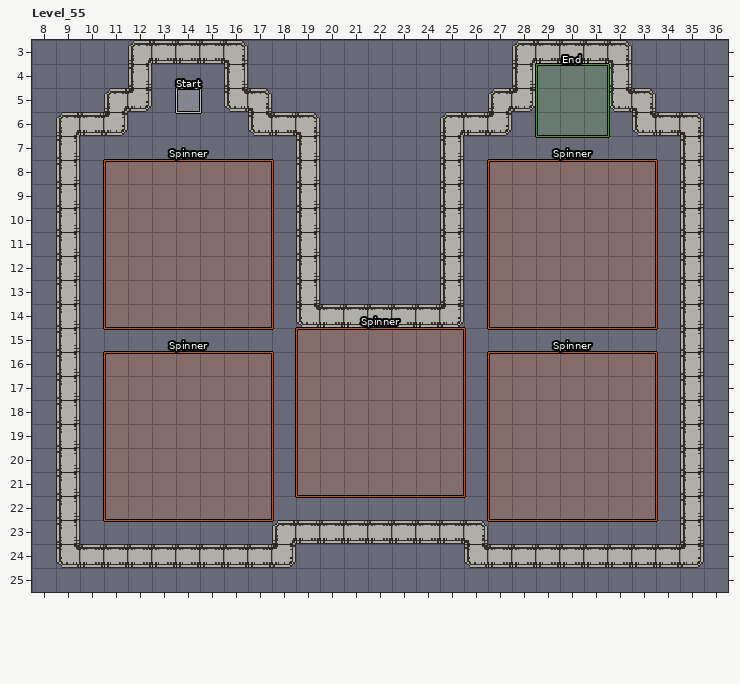
Level history. LDtk project: source/data/world.ldtk. Above: the version before the commit.
Cells are 16x16 px. Shown: Level_55 x 8..36, y 3..25. The commit also changed other parts of the map, which this record leaves out.
After the commit:
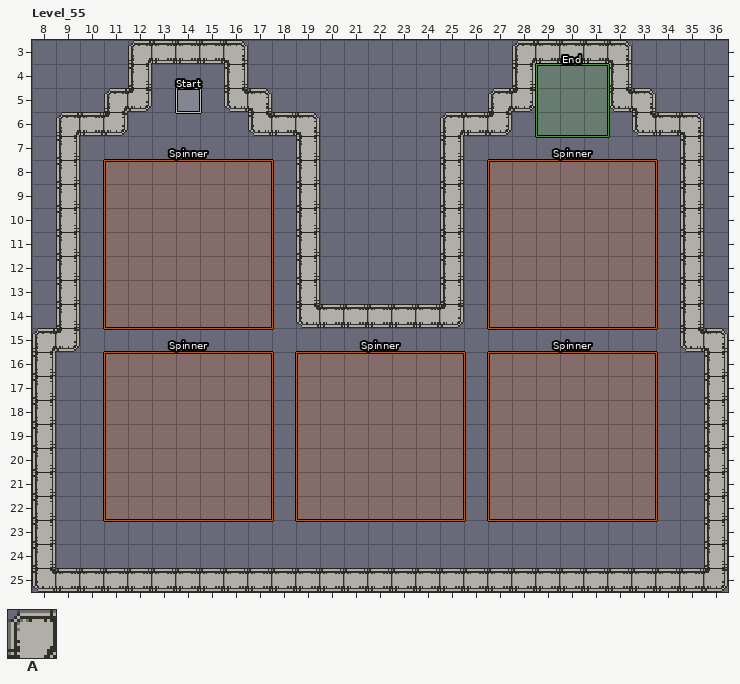
Key: from "Walls": A 1.
_ is an empty cell.
Objects are placed by their top-left corner, in cells (3,4 is the top-left corner of cell 3,4); size is 1x1 cell unless given.
Tiles replaced or removed in this view: A.
The edit:
Changed rows in their new state; . is an unchanged cell.
Layer "Hazards":
changed: "Spinner" rectangle at 19,15 size 7x7 -> "Spinner" rectangle at 19,16 size 7x7
Layer "Walls":
first column x 8:
15 A...........................A
16 A_........................._A
17 A_........................._A
18 A_........................._A
19 A_........................._A
20 A_........................._A
21 A_........................._A
22 A_........................._A
23 A_........_________........_A
24 A__________.......__________A
25 AAAAAAAAAAAAAAAAAAAAAAAAAAAAA
